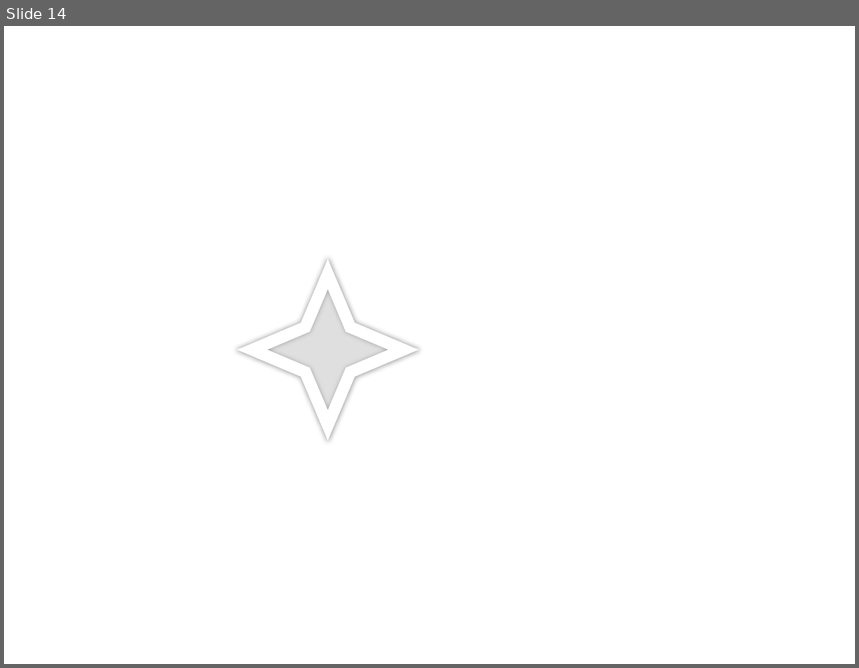
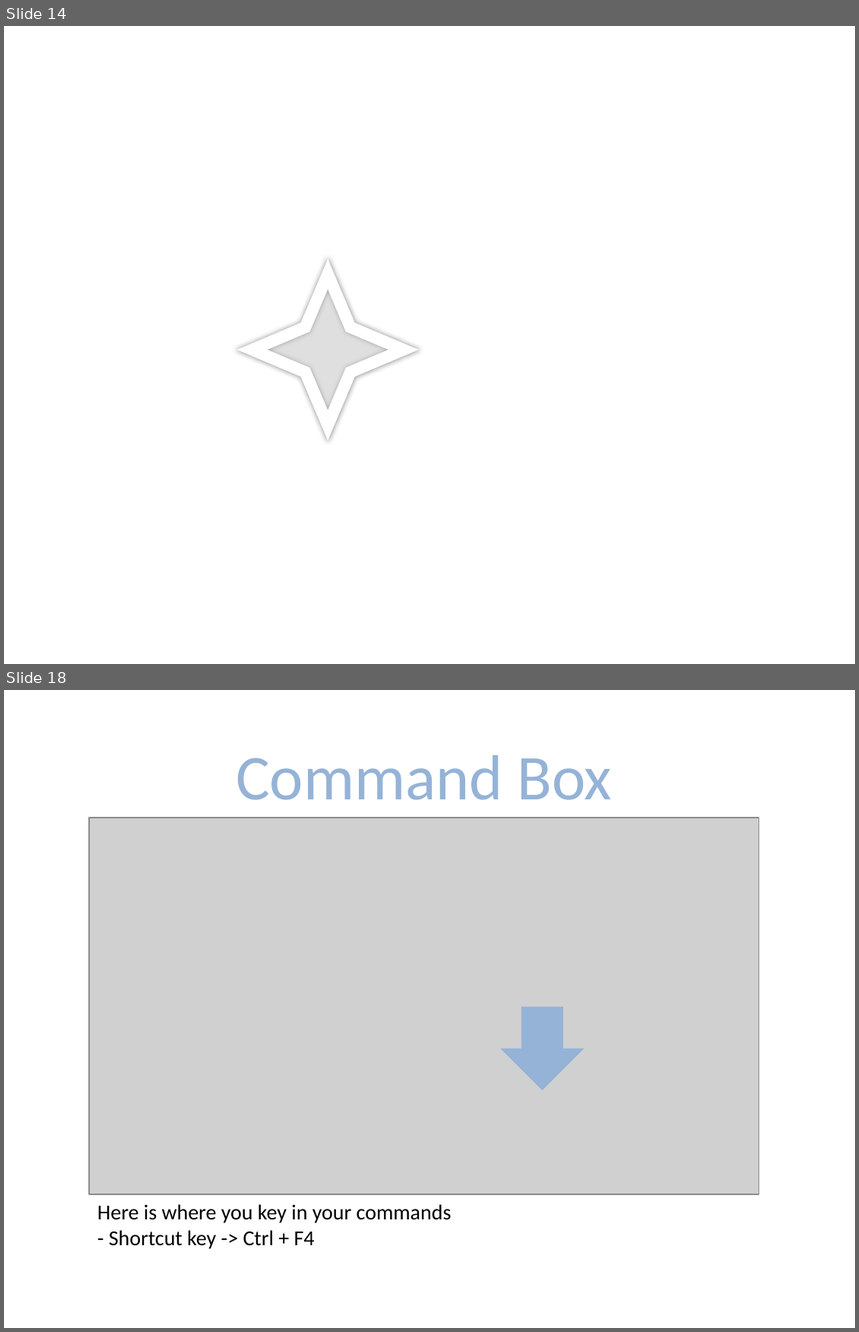
Before and after one commit to jeffryhartanto/addressbook-level4, a slide deck: docs/diagrams/Diagrams.pptx. Shown one above the other, each under a label of ours: slide 14 before the commit, slides 14 and 18 after it; the slides between them are not shown. The pictures are 859x668 and 859x1332 pixels, drawn with LibreOffice and Linux fonts; fonts in the diff are those of the drawing; grey boxes stand for pictures. Boxes give left, top, right and bottom in pixels: in the first picture for what was removed or moved away, otherwise in the second. Text is boxed around its words. In the diff, an @@ line names an element or a change of style, - is before the commit and + after.

```diff
--- a/docs/diagrams/Diagrams.pptx
+++ b/docs/diagrams/Diagrams.pptx
@@ slide 18 added at (4,690,855,1328), background #FFFFFF @@
@@ text added at (236,755,613,800), 54 pt, text #95B3D7 @@
+Command Box
@@ picture added at (89,818,759,1195) @@
@@ down arrow added at (500,1007,584,1090), fill #95B3D7 @@
@@ text added at (97,1205,452,1249), 18 pt, text #000000 @@
+Here is where you key in your commands
+- Shortcut key -> Ctrl + F4
```
Also in this commit, not shown: 8 other slides added, 8 other files.
